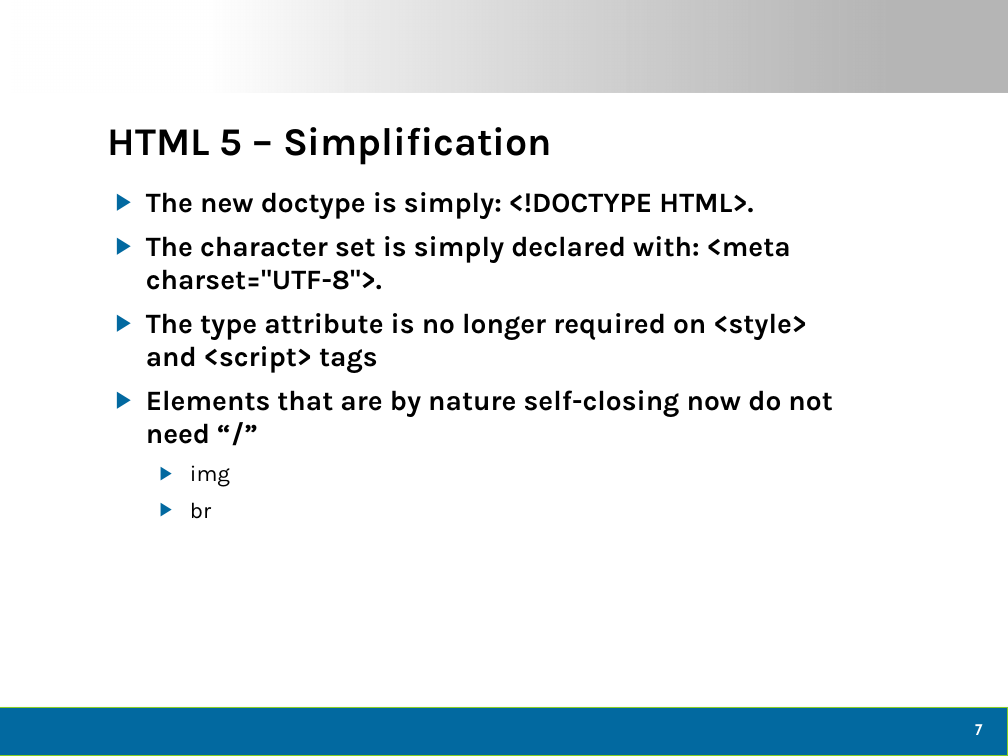
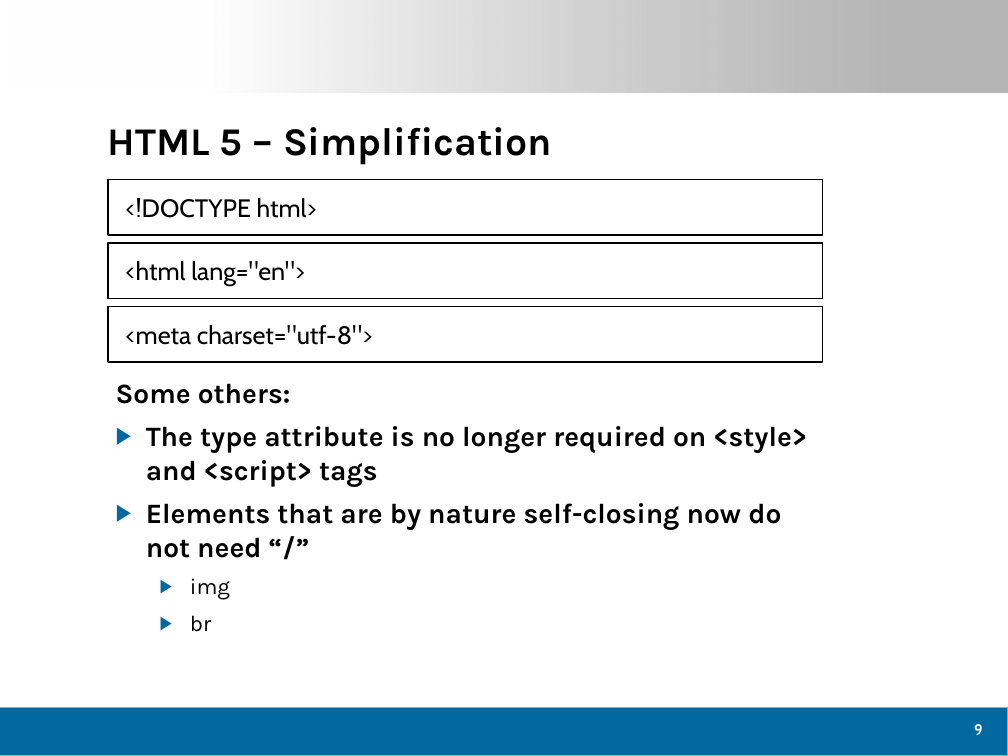
Before and after one commit to dtomyn/HTML5Demo1, a slide deck: slide 10 of Docs/2012 - Live360 Event Review (NEWER).pptx (slide 8 before the commit). Drawn at 1008x756 pixels with LibreOffice and Linux fonts; fonts in the diff are those of the drawing; background and template pictures are left out. Boxes give left, top, right and bottom in pixels: in the first picture for what was removed or moved away, otherwise in the second. Text is boxed around its words. In the diff, an @@ line names an element or a change of style, - is before the commit and + after.

```diff
--- a/Docs/2012 - Live360 Event Review (NEWER).pptx
+++ b/Docs/2012 - Live360 Event Review (NEWER).pptx
@@ rectangle added at box(108, 179, 823, 235), fill #FFFFFF, outline #000000 1 pt, 18 pt, text #000000 @@
+<!DOCTYPE html>
@@ rectangle added at box(108, 243, 823, 298), fill #FFFFFF, outline #000000 1 pt, 18 pt, text #000000 @@
+<html lang="en">
@@ rectangle added at box(108, 306, 823, 362), fill #FFFFFF, outline #000000 1 pt, 18 pt, text #000000 @@
+<meta charset="utf-8">
@@ text "Some others:": place and size @@
-text "Some others:" at box(146, 192, 832, 519)
+text "Some others:" at box(116, 383, 807, 632)
@@ text at box(116, 383, 291, 404): text changed @@
-▶ The new doctype is simply: <!DOCTYPE HTML>.
-▶ The character set is simply declared with: <meta charset="UTF-8">.
+Some others:
@@ page number at box(974, 724, 983, 735): text changed @@
-7
+9
```
Also in this commit, not shown: 11 other slides changed, 9 slides added, 2 slides removed, 1 other file.
